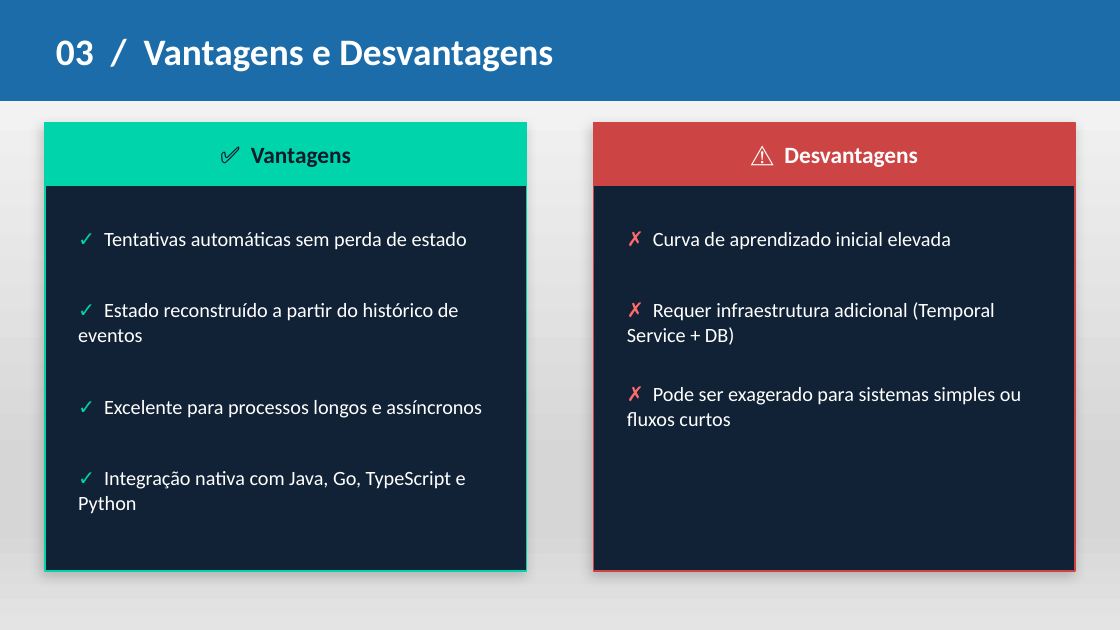
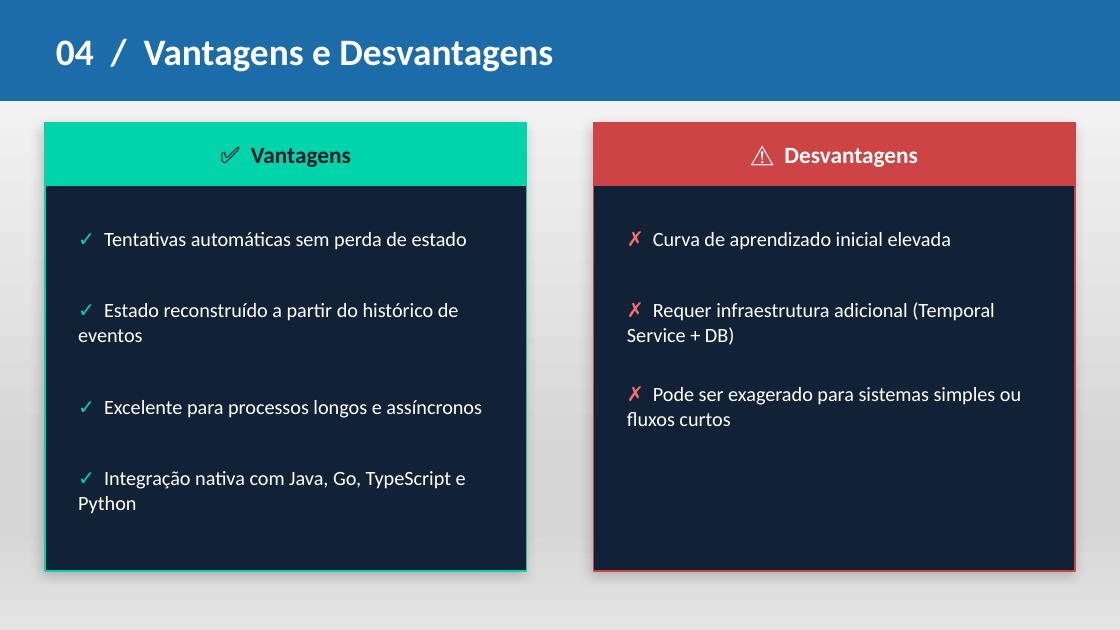
Before and after one commit to pedro-bvf/Temporal-IO, a slide deck: slide 6 of Temporal_IO_pt.pptx (slide 5 before the commit). Drawn at 1120x630 pixels with LibreOffice and Linux fonts; fonts in the diff are those of the drawing. Boxes give left, top, right and bottom in pixels: in the first picture for what was removed or moved away, otherwise in the second. Text is boxed around its words. In the diff, an @@ line names an element or a change of style, - is before the commit and + after.

```diff
--- a/Temporal_IO_pt.pptx
+++ b/Temporal_IO_pt.pptx
@@ text at (56, 40, 553, 72): text changed @@
-03 / Vantagens e Desvantagens
+04 / Vantagens e Desvantagens
```
Also in this commit, not shown: 8 other slides changed, 1 slide added, 2 slides removed, 3 other files.
